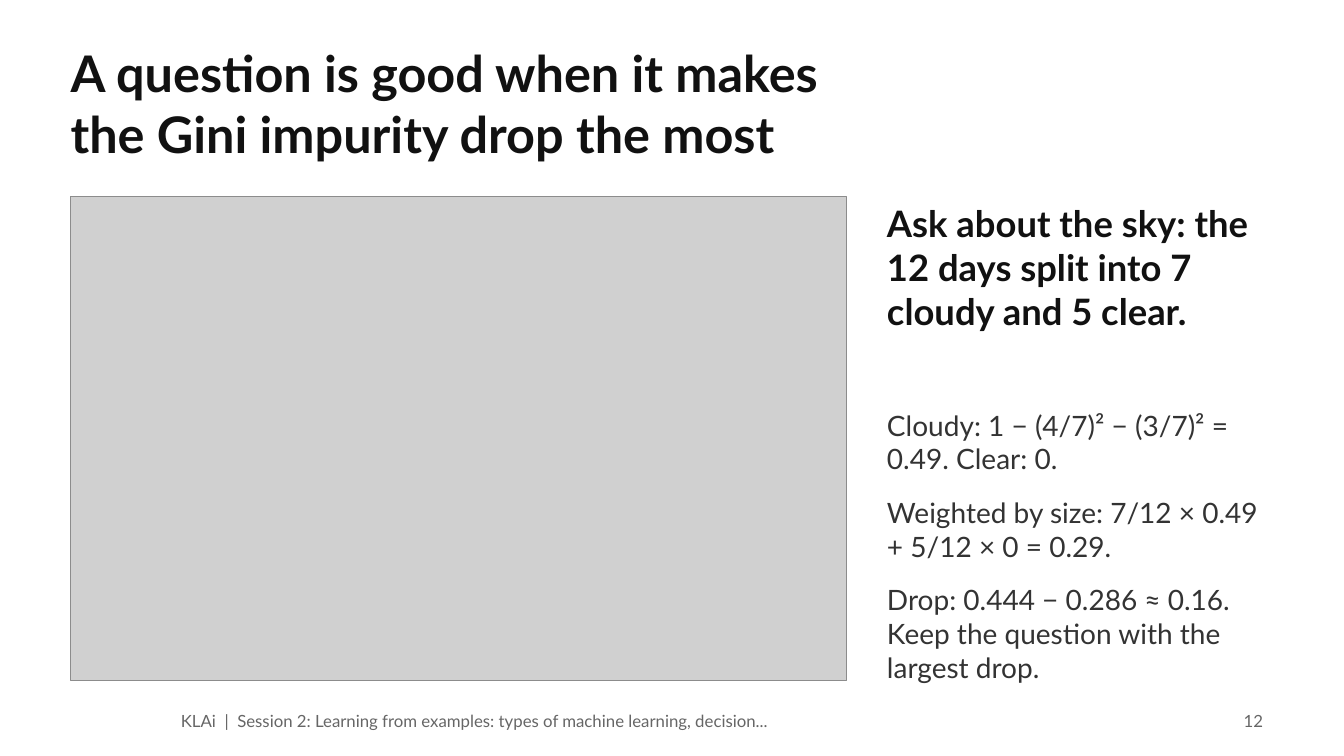
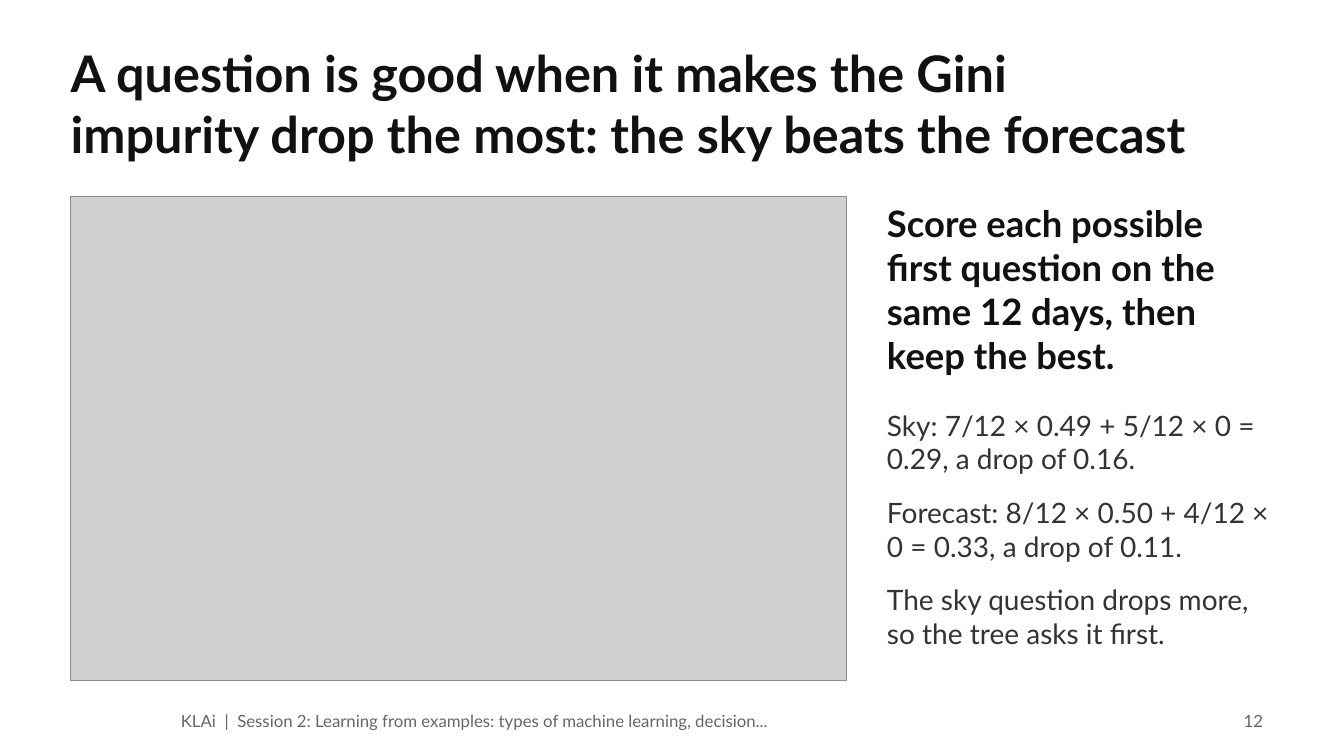
Before and after one commit to Jotham566/teaching-material, a slide deck: slide 12 of Professional_AI_Training/Business_AI/Applied AI and Automation - Executive Edition/02 Class Slides/02 - Learning from examples types of machine learning, decision trees, nearest neighbours.pptx. Drawn at 1344x756 pixels with LibreOffice and Linux fonts; fonts in the diff are those of the drawing; grey boxes stand for pictures; background and template pictures are left out. Boxes give left, top, right and bottom in pixels: in the first picture for what was removed or moved away, otherwise in the second. Text is boxed around its words. In the diff, an @@ line names an element or a change of style, - is before the commit and + after.

```diff
--- a/Professional_AI_Training/Business_AI/Applied AI and Automation - Executive Edition/02 Class Slides/02 - Learning from examples types of machine learning, decision trees, nearest neighbours.pptx
+++ b/Professional_AI_Training/Business_AI/Applied AI and Automation - Executive Edition/02 Class Slides/02 - Learning from examples types of machine learning, decision trees, nearest neighbours.pptx
@@ title at (71,54,1186,161): text changed @@
-A question is good when it makes
-the Gini impurity drop the most
+A question is good when it makes the Gini
+impurity drop the most: the sky beats the forecast
@@ text at (887,210,1214,375): text changed @@
-Ask about the sky: the 12 days split into 7 cloudy and 5 clear.
+Score each possible first question on the same 12 days, then keep the best.
@@ text at (887,415,1249,645): text changed @@
-Cloudy: 1 − (4/7)² − (3/7)² = 0.49. Clear: 0.
-Weighted by size: 7/12 × 0.49 + 5/12 × 0 = 0.29.
-Drop: 0.444 − 0.286 ≈ 0.16. Keep the question with the largest drop.
+Sky: 7/12 × 0.49 + 5/12 × 0 = 0.29, a drop of 0.16.
+Forecast: 8/12 × 0.50 + 4/12 × 0 = 0.33, a drop of 0.11.
+The sky question drops more, so the tree asks it first.
```
Also in this commit, not shown: 23 other files.
